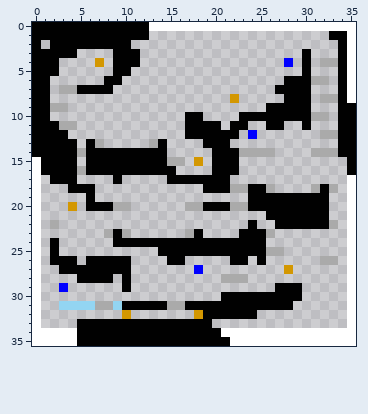
A pixel-art sprite gets an edit: AridArnold/Content/Campaigns/MainCampaign/Levels/0608.png. The picture above was drawn from the file before the commit.
The file is 36x36 pixels. Colours within 5 levels of each other are drawn and written as one.
New version:
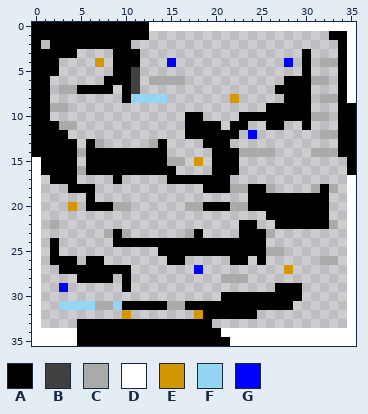
Palette (. is transparent): A #010101  B #404040fe  C #aaaaaa  D #ffffff  E #d39700fe  F #93d5f2  G #0000ff
The exact change:
@@ x 8..18 @@
  3 .AAA.......
- 4 .AAA.......
- 5 .AA........
- 6 AA.........
- 7 A..........
- 8 ...........
+ 4 .AAA...G...
+ 5 .AAB.......
+ 6 AAAB.CCCC..
+ 7 A.AB.......
+ 8 ..AFFFF....
  9 ...........
@@ x 21..25 @@
 21 .....
-22 ...A.
+22 ..AA.
 23 ..AAA
@@ x 6..12 @@
 25 .......
-26 AAAAA..
+26 AA.....
 27 AAAAA..
